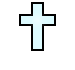
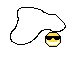
Layered file, before and after one edit (75 x 70). Changes by layer:
added layer "id10" above "id9" over bbox(10, 7, 66, 47)
hid "id9" over bbox(10, 2, 66, 51)
